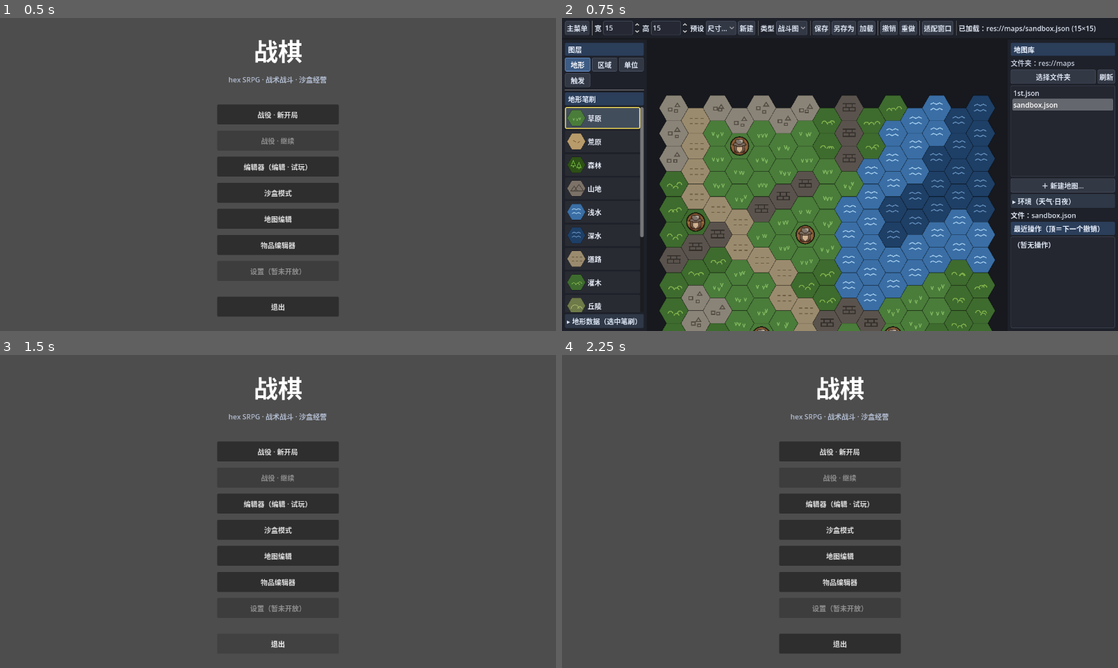
Above: before the commit, frames 1-4 (two rows, left to right).
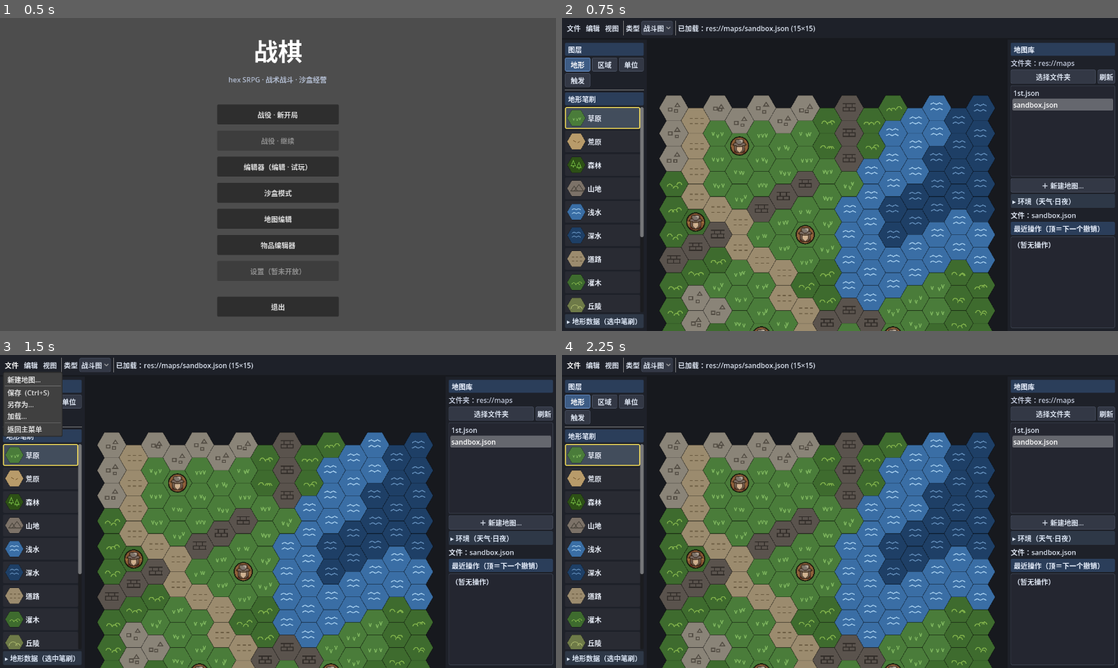
Above: after the commit, the same moments.

Repository: PileErico/SRPG
Game: Godot game, scene res://StartMenu.tscn
The game is run twice, just before and just after one commit, with the same random seed, the same clock (stepped at 60 frames per second) and the same inputs.
Inputs (mouse positions are in pixels of both pictures, inside the frame that each line leads up to):
- Up to frame 1 (0.5 s): no input
- Up to frame 2 (0.75 s): click "地图编辑" at 0.5 s
- Up to frame 3 (1.5 s): click (16, 364) at 1.25 s, where only the run before the commit has a clickable "主菜单"
- Up to frame 4 (2.25 s): click (573, 364) at 2 s, where only the run after the commit has a clickable "文件"

Frame 1 is identical in both runs. In frame 2, 2.5% of the frame differs, in the area x 0-96%, y 0-6%; in frame 3, 94%; in frame 4, 95%, in the area x 0-100%, y 0-100%.

Commit message:
feat(编辑器UI): 顶栏改绘图软件式下拉菜单（文件/编辑/视图）
顶部内容太多、平铺不符合绘图软件习惯——收进下拉菜单：
- 文件：新建地图…/保存/另存为…/加载…/返回主菜单
- 编辑：撤销/重做  · 视图：适配窗口
- 仅「类型」(编辑模式开关)+ 状态常驻顶栏。
- 宽/高/预设 从顶栏迁进「新建地图」尺寸弹窗（width_spin/height_spin 在此创建，new_map/load 的 null 守卫照旧）。

纯 UI；test_mapfeatures + MapEditor/Game 冒烟全过。

Co-Authored-By: Claude Fable 5 <noreply@anthropic.com>

Diff:
--- a/MapEditor.gd
+++ b/MapEditor.gd
@@ -180,8 +180,9 @@
 var _map_paths := []                   # 与 _map_list 行一一对应的完整路径
 var _dir_label: Label                  # 显示当前文件夹
 var _dir_dlg: FileDialog               # 选文件夹对话框
-var _newmap_dlg: ConfirmationDialog    # 「新建地图」弹窗（输入文件名）
+var _newmap_dlg: ConfirmationDialog    # 「新建地图」弹窗（输入文件名，存到文件夹）
 var _newmap_name: LineEdit             # 新建地图的文件名输入框
+var _newsize_dlg: ConfirmationDialog   # 「新建地图」弹窗（宽/高/预设，文件菜单调；内存新建不落盘）
 
 # 撤销/重做：以整图快照为单位，每项 {"snap":Dictionary, "label":String}
 var _undo_stack := []
@@ -231,42 +232,37 @@
 	var bar_wrap := _panelize(bar)   # 顶栏也给个深底，与画布分开
 	root.add_child(bar_wrap)
 
-	if not embedded:   # 嵌入 Game 时由 Game 顶栏提供「主菜单」，这里不重复
-		var menu_btn := Button.new()
-		menu_btn.text = "主菜单"
-		menu_btn.pressed.connect(_on_back_to_menu)
-		bar.add_child(menu_btn)
-		bar.add_child(VSeparator.new())
-
-	bar.add_child(_make_label("宽"))
-	width_spin = SpinBox.new()
-	width_spin.min_value = 1
-	width_spin.max_value = MAX_W
-	width_spin.value = width
-	bar.add_child(width_spin)
-
-	bar.add_child(_make_label("高"))
-	height_spin = SpinBox.new()
-	height_spin.min_value = 1
-	height_spin.max_value = MAX_H
-	height_spin.value = height
-	bar.add_child(height_spin)
-
-	bar.add_child(_make_label("预设"))
-	var preset_option := OptionButton.new()
-	for p in SIZE_PRESETS:
-		preset_option.add_item(p.label)
-	preset_option.item_selected.connect(_on_preset_selected)
-	bar.add_child(preset_option)
-
-	var new_btn := Button.new()
-	new_btn.text = "新建"
-	new_btn.pressed.connect(_on_new_pressed)
-	bar.add_child(new_btn)
+	# 菜单栏（绘图软件式下拉，替代平铺按钮）：文件 / 编辑 / 视图。仅「类型」+ 状态常驻。
+	# 文件菜单：新建地图…(0) / 保存(1) / 另存为…(2) / 加载…(3) / 返回主菜单(4，嵌入 Game 时省略——由 Game 顶栏提供)
+	var file_menu := _make_menu("文件")
+	var fp := file_menu.get_popup()
+	fp.add_item("新建地图…", 0)
+	fp.add_separator()
+	fp.add_item("保存  (Ctrl+S)", 1)
+	fp.add_item("另存为…", 2)
+	fp.add_item("加载…", 3)
+	if not embedded:
+		fp.add_separator()
+		fp.add_item("返回主菜单", 4)
+	fp.id_pressed.connect(_on_file_menu)
+	bar.add_child(file_menu)
+
+	var edit_menu := _make_menu("编辑")
+	var ep := edit_menu.get_popup()
+	ep.add_item("撤销  (Ctrl+Z)", 0)
+	ep.add_item("重做  (Ctrl+Y)", 1)
+	ep.id_pressed.connect(func(id: int): if id == 0: undo() else: redo())
+	bar.add_child(edit_menu)
+
+	var view_menu := _make_menu("视图")
+	var vp := view_menu.get_popup()
+	vp.add_item("适配窗口", 0)
+	vp.id_pressed.connect(func(_id: int): _on_reset_view())
+	bar.add_child(view_menu)
 
 	bar.add_child(VSeparator.new())
 
-	# 地图类型（battle/overworld）：决定笔刷 scope 过滤 + 线/地点层是否可用（数据随图存盘）
+	# 地图类型（battle/overworld）常驻可见（是编辑模式开关，决定笔刷 scope + 线/地点层可用性）
 	bar.add_child(_make_label("类型"))
 	_map_type_opt = OptionButton.new()
 	_map_type_opt.add_item("战斗图", 0)
@@ -276,43 +272,8 @@
 	bar.add_child(_map_type_opt)
 
 	bar.add_child(VSeparator.new())
-
-	var save_btn := Button.new()
-	save_btn.text = "保存"
-	save_btn.pressed.connect(_save_shortcut)
-	bar.add_child(save_btn)
-
-	var save_as_btn := Button.new()
-	save_as_btn.text = "另存为"
-	save_as_btn.pressed.connect(_on_save_as_pressed)
-	bar.add_child(save_as_btn)
-
-	var load_btn := Button.new()
-	load_btn.text = "加载"
-	load_btn.pressed.connect(_on_load_pressed)
-	bar.add_child(load_btn)
-
-	bar.add_child(VSeparator.new())
-
-	var undo_btn := Button.new()
-	undo_btn.text = "撤销"
-	undo_btn.pressed.connect(undo)
-	bar.add_child(undo_btn)
-
-	var redo_btn := Button.new()
-	redo_btn.text = "重做"
-	redo_btn.pressed.connect(redo)
-	bar.add_child(redo_btn)
-
-	bar.add_child(VSeparator.new())
-
-	var reset_view_btn := Button.new()
-	reset_view_btn.text = "适配窗口"
-	reset_view_btn.pressed.connect(_on_reset_view)
-	bar.add_child(reset_view_btn)
-
-	bar.add_child(VSeparator.new())
 	status_label = Label.new()
+	status_label.size_flags_horizontal = Control.SIZE_EXPAND_FILL
 	bar.add_child(status_label)
 
 	# ---- 主体：左笔刷栏 + 中画布 + 右历史栏 ----
@@ -361,7 +322,7 @@
 	_confirm_dlg.canceled.connect(_refresh_map_highlight)  # 取消切换则恢复列表选中
 	add_child(_confirm_dlg)
 
-	# 新建地图弹窗（输入文件名，尺寸用顶栏的宽/高）
+	# 新建地图弹窗（输入文件名，尺寸取 width_spin/height_spin＝新尺寸弹窗里的值）
 	_newmap_dlg = ConfirmationDialog.new()
 	_newmap_dlg.title = "新建地图"
 	_newmap_dlg.ok_button_text = "创建"
@@ -376,6 +337,38 @@
 	_newmap_dlg.register_text_enter(_newmap_name)
 	_newmap_dlg.confirmed.connect(_create_map)
 	add_child(_newmap_dlg)
+
+	# 新尺寸弹窗（文件菜单「新建地图…」调）：宽/高/预设从顶栏迁进来——width_spin/height_spin 在此创建
+	_newsize_dlg = ConfirmationDialog.new()
+	_newsize_dlg.title = "新建地图"
+	_newsize_dlg.ok_button_text = "创建"
+	_newsize_dlg.get_cancel_button().text = "取消"
+	var ns_box := VBoxContainer.new()
+	var ns_row := HBoxContainer.new()
+	ns_row.add_child(_make_label("宽"))
+	width_spin = SpinBox.new()
+	width_spin.min_value = 1
+	width_spin.max_value = MAX_W
+	width_spin.value = width
+	ns_row.add_child(width_spin)
+	ns_row.add_child(_make_label("  高"))
+	height_spin = SpinBox.new()
+	height_spin.min_value = 1
+	height_spin.max_value = MAX_H
+	height_spin.value = height
+	ns_row.add_child(height_spin)
+	ns_box.add_child(ns_row)
+	var ns_prow := HBoxContainer.new()
+	ns_prow.add_child(_make_label("预设"))
+	var preset_option := OptionButton.new()
+	for p in SIZE_PRESETS:
+		preset_option.add_item(p.label)
+	preset_option.item_selected.connect(_on_preset_selected)
+	ns_prow.add_child(preset_option)
+	ns_box.add_child(ns_prow)
+	_newsize_dlg.add_child(ns_box)
+	_newsize_dlg.confirmed.connect(_on_new_pressed)
+	add_child(_newsize_dlg)
 
 	# 区域改名弹窗
 	_region_rename_dlg = ConfirmationDialog.new()
@@ -2129,6 +2122,23 @@
 	s.set_content_margin_all(4)
 	return s
 
+# 顶栏下拉菜单按钮（文件/编辑/视图）——弹出项由调用方 get_popup().add_item 填
+func _make_menu(title: String) -> MenuButton:
+	var mb := MenuButton.new()
+	mb.text = title
+	mb.focus_mode = Control.FOCUS_NONE
+	mb.get_popup().add_theme_constant_override("v_separation", 3)
+	return mb
+
+# 文件菜单分派：新建地图…/保存/另存为…/加载…/返回主菜单
+func _on_file_menu(id: int) -> void:
+	match id:
+		0: _newsize_dlg.popup_centered()
+		1: _save_shortcut()
+		2: _on_save_as_pressed()
+		3: _on_load_pressed()
+		4: _on_back_to_menu()
+
 # 把一个侧栏 VBox 包进带深色底 + 内边距的面板（与画布视觉分开）
 func _panelize(inner: Control) -> PanelContainer:
 	var p := PanelContainer.new()
